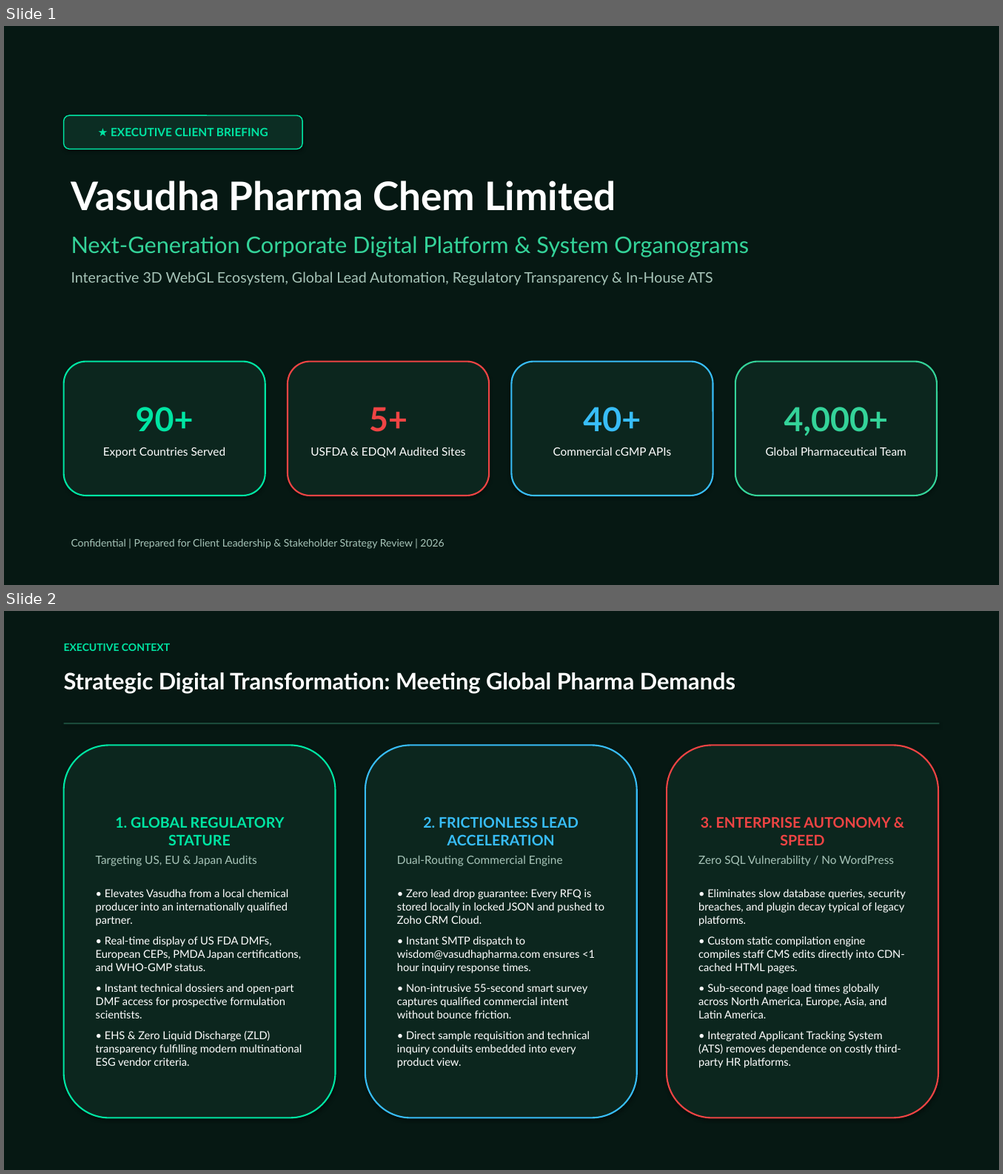
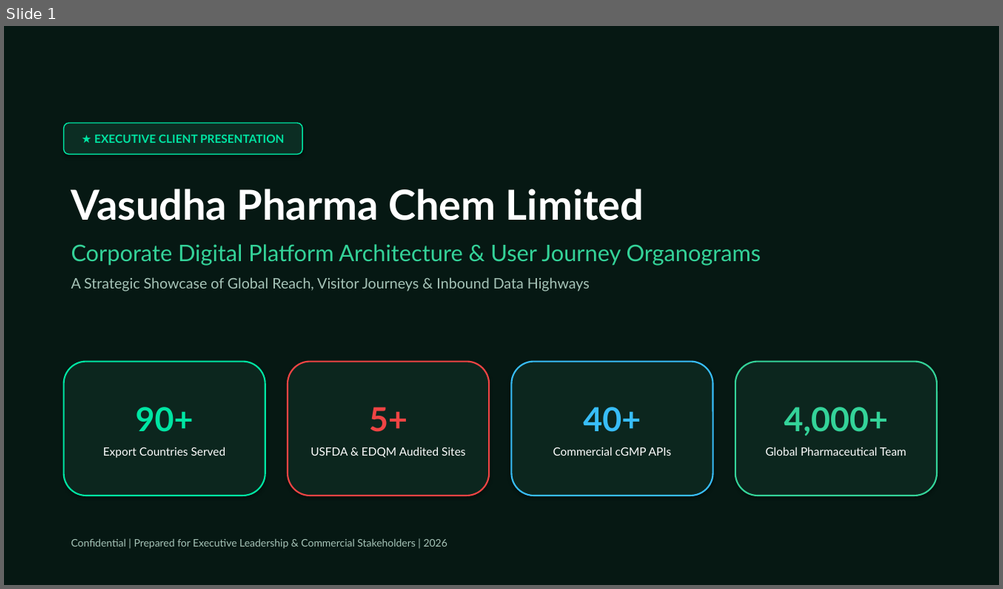
Before and after one commit to saikrishna-bethamcharla/vasudhapharma-green, a slide deck: Vasudha_Pharma_Executive_Presentation.pptx. Shown one above the other, each under a label of ours: slides 1 and 2 before the commit, slide 1 after it. The pictures are 1003x1174 and 1003x589 pixels, drawn with LibreOffice and Linux fonts; fonts in the diff are those of the drawing. Boxes give left, top, right and bottom in pixels: in the first picture for what was removed or moved away, otherwise in the second. Text is boxed around its words. In the diff, an @@ line names an element or a change of style, - is before the commit and + after.

Commit message:
docs(presentation): align deck with client feedback - focus on organograms, hero screenshot, and data highways

```diff
--- a/Vasudha_Pharma_Executive_Presentation.pptx
+++ b/Vasudha_Pharma_Executive_Presentation.pptx
@@ slide 2 removed at <box>4,611,999,1170</box>, background #FFFFFF @@
@@ rectangle removed at <box>4,611,999,1170</box> @@
@@ text removed at <box>64,643,170,651</box> @@
-EXECUTIVE CONTEXT
@@ text removed at <box>64,672,735,694</box> @@
-Strategic Digital Transformation: Meeting Global Pharma Demands
@@ rectangle removed at <box>64,723,939,724</box> @@
@@ rounded rectangle removed at <box>64,745,336,1119</box> @@
-1. GLOBAL REGULATORY STATURE
-Targeting US, EU & Japan Audits
-• Elevates Vasudha from a local chemical producer into an internationally qualified partner.
-• Real-time display of US FDA DMFs, European CEPs, PMDA Japan certifications, and WHO-GMP status.
-• Instant technical dossiers and open-part DMF access for prospective formulation scientists.
-• EHS & Zero Liquid Discharge (ZLD) transparency fulfilling modern multinational ESG vendor criteria.
@@ rounded rectangle removed at <box>365,745,637,1119</box> @@
-2. FRICTIONLESS LEAD ACCELERATION
-Dual-Routing Commercial Engine
-• Zero lead drop guarantee: Every RFQ is stored locally in locked JSON and pushed to Zoho CRM Cloud.
-• Instant SMTP dispatch to wisdom@vasudhapharma.com ensures <1 hour inquiry response times.
-• Non-intrusive 55-second smart survey captures qualified commercial intent without bounce friction.
-• Direct sample requisition and technical inquiry conduits embedded into every product view.
@@ rounded rectangle removed at <box>666,745,938,1119</box> @@
-3. ENTERPRISE AUTONOMY & SPEED
-Zero SQL Vulnerability / No WordPress
-• Eliminates slow database queries, security breaches, and plugin decay typical of legacy platforms.
-• Custom static compilation engine compiles staff CMS edits directly into CDN-cached HTML pages.
-• Sub-second page load times globally across North America, Europe, Asia, and Latin America.
-• Integrated Applicant Tracking System (ATS) removes dependence on costly third-party HR platforms.
@@ slide 1 changed as well @@
@@ rounded rectangle "★ EXECUTIVE CLIENT PRESENTATION": place and size @@
-rounded rectangle "★ EXECUTIVE CLIENT PRESENTATION" at <box>64,116,302,149</box>
+rounded rectangle "★ EXECUTIVE CLIENT PRESENTATION" at <box>64,123,302,154</box>
@@ text in rounded rectangle at <box>94,134,284,143</box>: text changed @@
-★ EXECUTIVE CLIENT BRIEFING
+★ EXECUTIVE CLIENT PRESENTATION
@@ text "Vasudha Pharma Chem Limited": place and size @@
-text "Vasudha Pharma Chem Limited" at <box>71,181,748,286</box>
+text "Vasudha Pharma Chem Limited" at <box>71,189,761,292</box>
@@ text at <box>71,189,644,221</box>: size 38 to 40 pt in "Vasudha Pharma Chem Limited" @@
@@ text at <box>71,244,761,292</box>: text changed @@
-Next-Generation Corporate Digital Platform & System Organograms
-Interactive 3D WebGL Ecosystem, Global Lead Automation, Regulatory Transparency & In-House ATS
+Corporate Digital Platform Architecture & User Journey Organograms
+A Strategic Showcase of Global Reach, Visitor Journeys & Inbound Data Highways
@@ text at <box>71,539,447,549</box>: text changed @@
-Confidential | Prepared for Client Leadership & Stakeholder Strategy Review | 2026
+Confidential | Prepared for Executive Leadership & Commercial Stakeholders | 2026
```
Also in this commit, not shown: 4 other slides changed, 7 slides added, 6 other slides removed, 2 other files.
